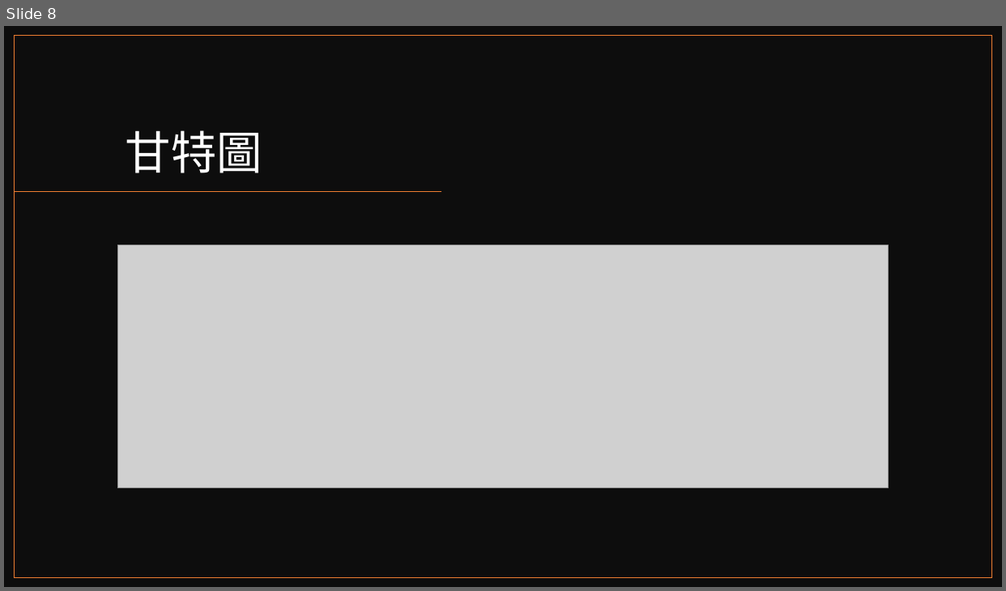
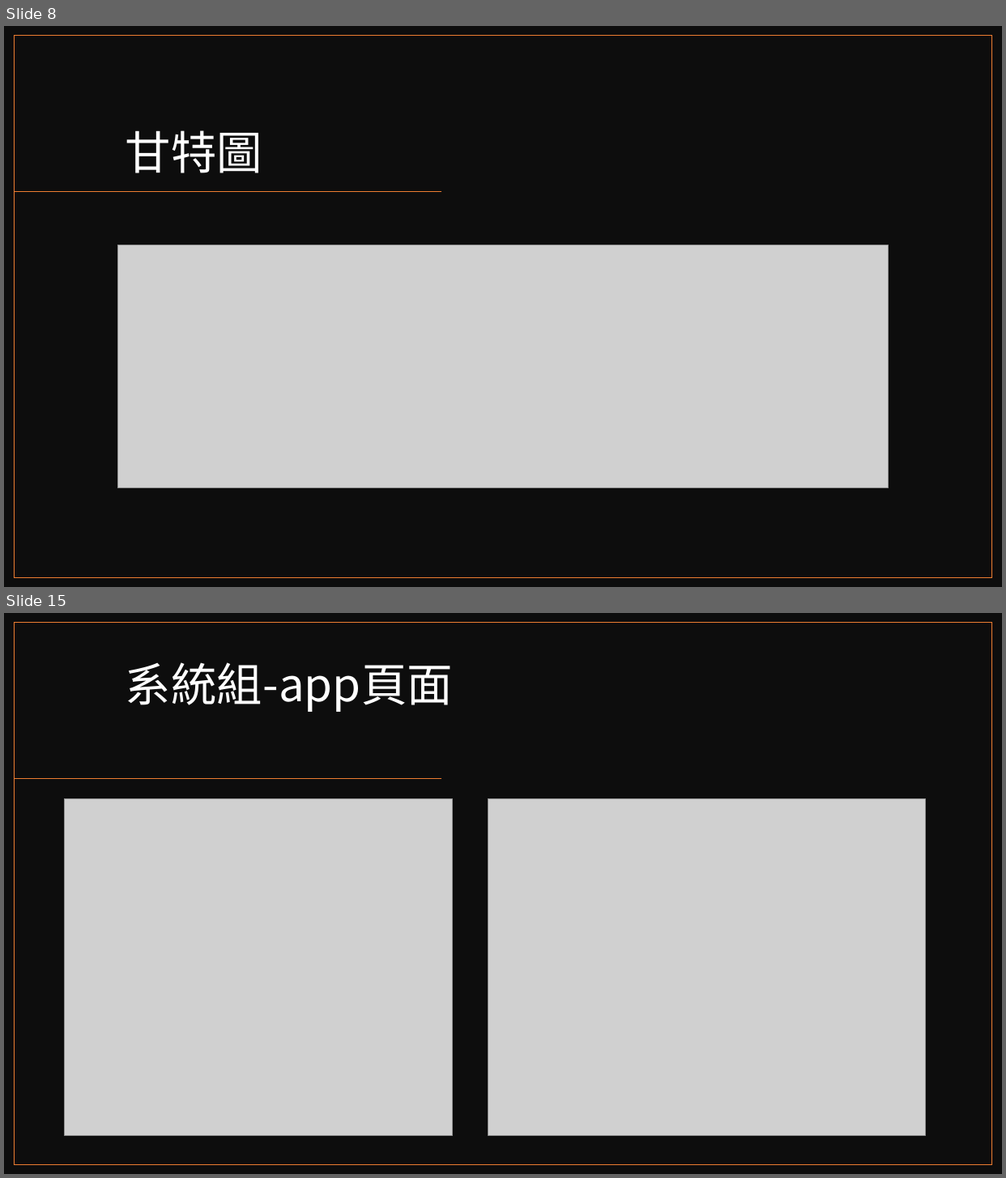
Before and after one commit to reworld223/Japanese-Speech-Assessment, a slide deck: 日語發音矯正系統.pptx. Shown one above the other, each under a label of ours: slide 8 before the commit, slides 8 and 15 after it; the slides between them are not shown. The pictures are 1006x591 and 1006x1178 pixels, drawn with LibreOffice and Linux fonts; fonts in the diff are those of the drawing; grey boxes stand for pictures. Boxes give left, top, right and bottom in pixels: in the first picture for what was removed or moved away, otherwise in the second. Text is boxed around its words. In the diff, an @@ line names an element or a change of style, - is before the commit and + after.

```diff
--- a/日語發音矯正系統.pptx
+++ b/日語發音矯正系統.pptx
@@ slide 15 added at <box>4,613,1002,1174</box>, background #FFFFFF @@
@@ rectangle added at <box>4,613,1002,1174</box>, fill #0D0D0D @@
@@ rectangle added at <box>15,623,992,1165</box>, outline #ED7D31 1 pt @@
@@ title added at <box>126,662,453,712</box>, 44 pt, text #FFFFFF @@
+系統組-app頁面
@@ line added from (442, 779) to (15, 779), #ED7D31 1 pt @@
@@ picture added at <box>65,799,453,1136</box> @@
@@ picture added at <box>488,799,926,1136</box> @@
```
Also in this commit, not shown: 2 slides changed, 13 other slides added, 1 other file.
